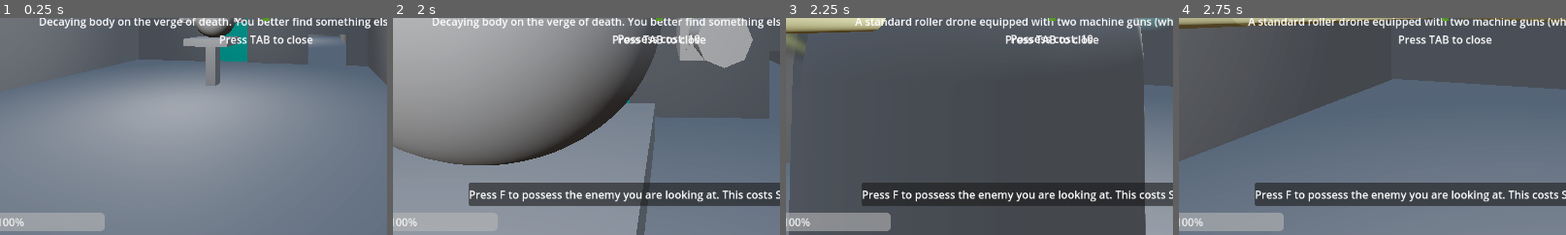
Above: before the commit, frames 1-4 (left to right).
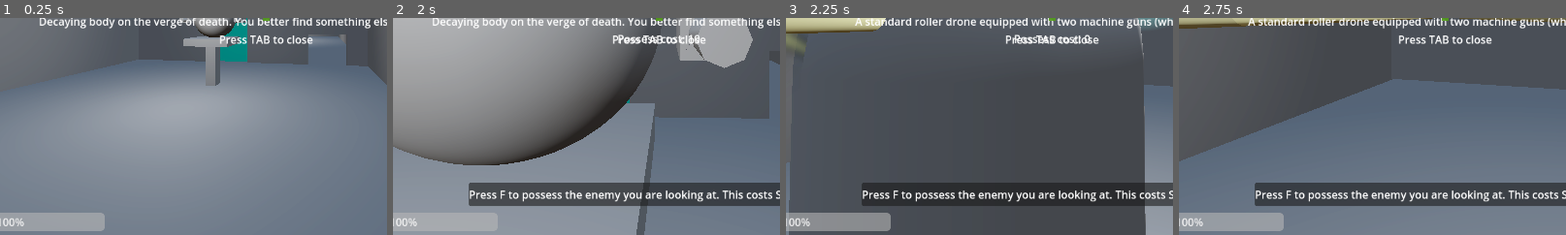
Above: after the commit, the same moments.

Repository: city-high-rider/soulswap
Game: Godot game, scene res://test_level.tscn
Two runs of this game, one before a commit and one after it. Both use one fixed random seed, a clock stepped at 60 frames per second and the inputs below. Sound files missing from this copy of the repository are replaced by a short silence.
Inputs (mouse positions are % of the whole screen's width and height, from its top left):
- Up to frame 1 (0.25 s): no input
- Up to frame 2 (2 s): tap Enter at 0.5 s; move the mouse to (49, 52) at 0.52 s; hold W (forward) from 0.53 s (still down); tap F (possess) at 0.6, 1.35 s; tap Space (jump) at 0.77, 1.52 s; move the mouse to (57, 51) at 1.27 s
- Up to frame 3 (2.25 s): keep holding W (forward); tap F (possess) at 2 s; move the mouse to (42, 49) at 2.02 s; press the mouse at (42, 49) at 2.03 s
- Up to frame 4 (2.75 s): keep holding W (forward); tap F (possess) at 2.3 s
The pictures show only the part of the screen within x 16-66%, y 50-100%; the shares and areas given below are measured in that part.

Frames 1-2 are identical in both runs. In frame 3, 0.4% of the frame differs, in the area x 58-80%, y 7-12%; in frame 4, nothing differs.
Error in both runs: Invalid access to property or key 'shell' on a base object of type 'Nil'. (res://components/states/ai_states/ai_state.gd:17)

Commit message:
make husk free to possess

Diff:
--- a/shells/Husk.tscn
+++ b/shells/Husk.tscn
@@ -17,6 +17,7 @@
 height = 2.03961
 
 [node name="Husk" instance=ExtResource("1_1y6hf")]
+possess_cost = 0.0
 
 [node name="CollisionShape3D" type="CollisionShape3D" parent="." index="0"]
 shape = SubResource("CapsuleShape3D_vxp60")
